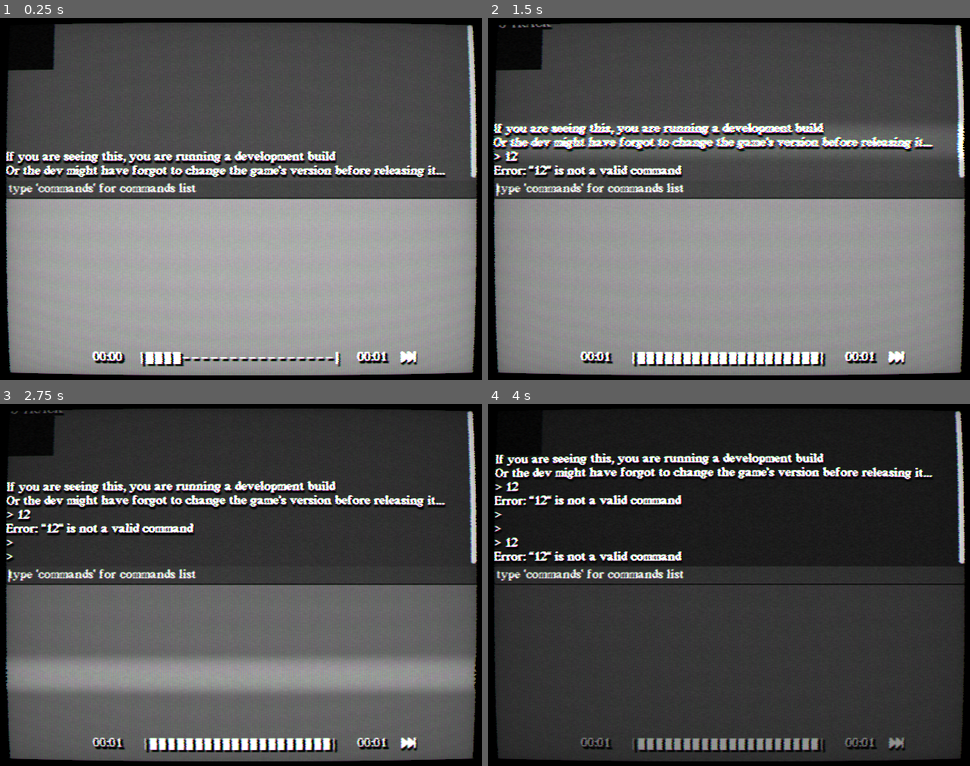
Above: before the commit, frames 1-4 (two rows, left to right).
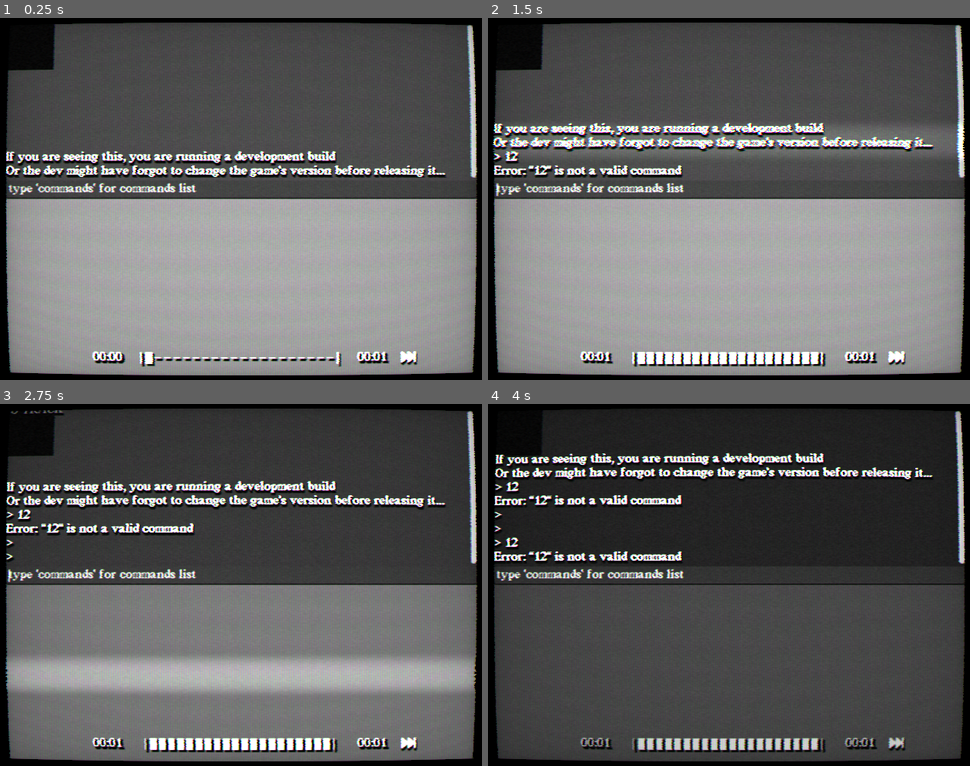
Above: after the commit, the same moments.

Repository: tunalad/ht
Game: Godot game, scene res://Scenes/Levels/anim_test.tscn
Same seed, same stepped clock (60 frames per second), same inputs: the game is played once before the commit and once after it. This scene is started directly instead of the project's main scene. Video files are missing from this copy of the repository; at most half a second of black plays in their place. Sound files missing from this copy of the repository are replaced by a short silence.
Inputs (mouse positions are in pixels of both pictures, inside the frame that each line leads up to):
- Up to frame 1 (0.25 s): no input
- Up to frame 2 (1.5 s): click (729, 188) at 0.52 s; type "12" at 0.6 s; tap Enter (ui_accept) at 1.25 s; move the mouse to (835, 180) at 1.27 s; hold Right (ui_right) from 1.28 s (still down)
- Up to frame 3 (2.75 s): tap Enter (ui_accept) at 1.52, 2.27 s; move the mouse to (144, 603) at 2.02 s; release Right (ui_right) at 2.03 s; hold Down (ui_down) from 2.03 s (still down)
- Up to frame 4 (4 s): move the mouse to (777, 505) at 2.77 s; release Down (ui_down) at 2.78 s; hold Right (ui_right) 2.78-3.53 s; move the mouse to (704, 657) at 3.52 s; hold Up (ui_up) from 3.53 s (still down); tap Enter (ui_accept) at 3.77 s

The runs differ from the first frame. In frame 1, 0.5% of the frame differs, in the area x 28-71%, y 92-97%; in frame 2, less than 0.1%; in frame 3, 8.1%, in the area x 2-99%, y 70-96%; in frame 4, 1.3%.

Commit message:
implemented the "find on start" functionality
when we start a scene, we get a notification and items added to our
inventory. Based on the SongPlayer parameter, of course

Diff:
--- a/Globals/SceneGenerator.gd
+++ b/Globals/SceneGenerator.gd
@@ -98,10 +98,16 @@
 				else:
 					print("Failed to load audio stream for key: ", key)
 			elif key == "hide_backpack":
-				print("generating hide_backpack for ", song_data["song_name"])
-				print("hide_backpack: ", song_data["hide_backpack"])
 				var should_hide : bool = song_data[key]
 				song_player.set("hide_backpack", should_hide)
+			elif key == "find_on_start":
+				var items_array : Array[Defs.InvItem] = []
+				for item_id in song_data[key]:
+					items_array.append(item_id as Defs.InvItem)
+				song_player.set("find_on_start", items_array)
+				print("adding find_on_start for %s" % node_name)
+				print(song_player.get("find_on_start"))
+				pass
 			else:
 				song_player.set(key, song_data[key])
 
--- a/Scenes/Presets/Inventory.gd
+++ b/Scenes/Presets/Inventory.gd
@@ -160,7 +160,7 @@
 		$GridBackpack.visible = false
 	elif action == "toggle":
 		$GridBackpack.visible = !$GridBackpack.visible
-	keychain_position()
+	#keychain_position()
 
 
 func _on_kc_list_focus_entered() -> void:
--- a/Scenes/Presets/Inventory.tscn
+++ b/Scenes/Presets/Inventory.tscn
@@ -45,13 +45,13 @@
 metadata/_edit_group_ = true
 
 [node name="BtnInventory" parent="TopMenu" instance=ExtResource("1_nyn6h")]
-custom_minimum_size = Vector2(122.037, 20)
+custom_minimum_size = Vector2(131.377, 20)
 layout_mode = 2
 text = "(I)NVENTORY"
 arrow_margin = 71
 
 [node name="BtnTapes" parent="TopMenu" instance=ExtResource("1_nyn6h")]
-custom_minimum_size = Vector2(80.0674, 20)
+custom_minimum_size = Vector2(97.2542, 20)
 layout_mode = 2
 text = "(T)APES"
 arrow_margin = 50
--- a/Scenes/Presets/SongPlayer.gd
+++ b/Scenes/Presets/SongPlayer.gd
@@ -10,6 +10,9 @@
 @export var next_scene : String
 @export var previous_scene : String
 @export var hide_backpack : bool = false
+@export var find_on_start : Array[Defs.InvItem]
+
+@onready var Inventory := $Inventory
 
 const hold_time : float = 4.0
 var song_length : float = 0.0
@@ -22,6 +25,8 @@
 	# setup
 	scene_setup()
 
+	await give_on_start()
+
 	# fade the text in (stays for like 2 seconds)
 	# (this doesn't halt anything down)
 	$AnimationPlayer.speed_scale = $AnimationPlayer.get_animation("text_fade_in").length / text_fade_in
@@ -104,6 +109,16 @@
 			rewind_song(false, false)
 		elif Input.is_action_pressed("rewind_forth"):
 			rewind_song(false, true)
+
+
+func give_on_start() -> void:
+	$SongTimer.start(0.25)
+	await $SongTimer.timeout
+
+	for item in find_on_start:
+		Inventory.add_to_inventory(item, Defs.InvKind.BACKPACK, true)
+		$SongTimer.start(3)
+		await $SongTimer.timeout
 
 
 func track_percentage() -> int:
--- a/Scenes/Presets/SongPlayer.tscn
+++ b/Scenes/Presets/SongPlayer.tscn
@@ -338,7 +338,6 @@
 vertical_alignment = 1
 
 [node name="Intro" type="ColorRect" parent="."]
-visible = false
 layout_mode = 2
 anchor_right = 1.0
 anchor_bottom = 1.0
--- a/main.json
+++ b/main.json
@@ -5,7 +5,8 @@
 		"song_name": "animation test",
 		"audio_file": "Music/Vol1/v1s1.mp3",
 		"song_start_delay": 1.0,
-		"fade_out": 10.0
+		"fade_out": 10.0,
+		"find_on_start" : [ 3, 3 ]
 	},
 	{
 		"scene_name": "diary1",
Not shown, changed: .gitignore
